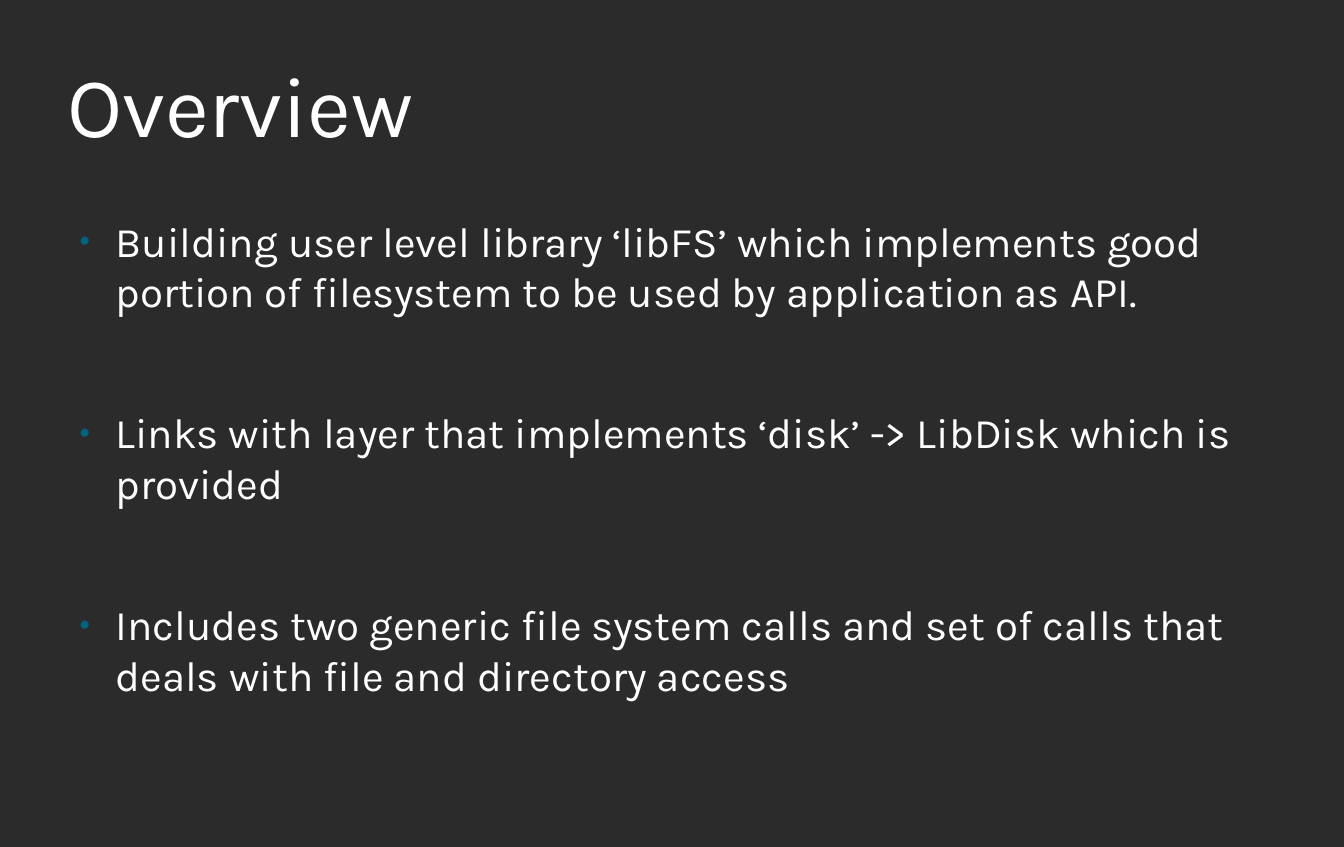
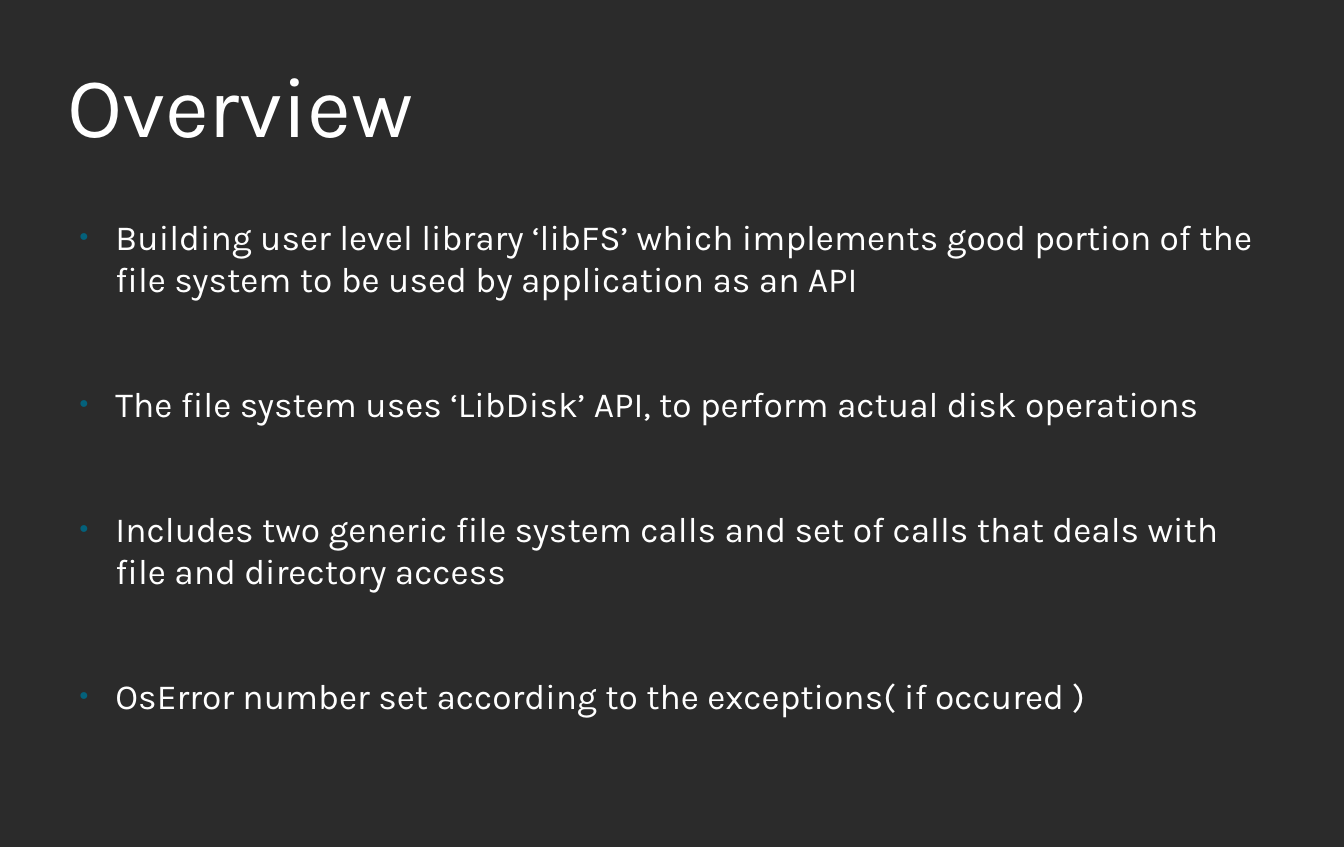
Before and after one commit to ankitmishra16/FIle-System, a slide deck: slide 4 of OS_Project_Report.odp. Drawn at 1344x847 pixels with LibreOffice and Linux fonts; fonts in the diff are those of the drawing; background and template pictures are left out; a plain dark background stands for a picture behind light text. Boxes give left, top, right and bottom in pixels: in the first picture for what was removed or moved away, otherwise in the second. Text is boxed around its words. In the diff, an @@ line names an element or a change of style, - is before the commit and + after.

```diff
--- a/OS_Project_Report.odp
+++ b/OS_Project_Report.odp
@@ text at (115, 225, 1252, 426): text changed; size 29.6 to 24.8 pt @@
-● Building user level library ‘libFS’ which implements good portion of filesystem to be used by application as API.
-● Links with layer that implements ‘disk’ -> LibDisk which is provided
+● Building user level library ‘libFS’ which implements good portion of the file system to be used by application as an API
+● The file system uses ‘LibDisk’ API, to perform actual disk operations
@@ text at (115, 517, 1219, 593): size 29.6 to 24.8 pt in "Includes two generic file system calls and ..." @@
@@ text at (115, 683, 1064, 718): paragraph added @@
+● OsError number set according to the exceptions( if occured )
```
Also in this commit, not shown: 7 other slides changed, 5 slides added, 1 slide removed.
